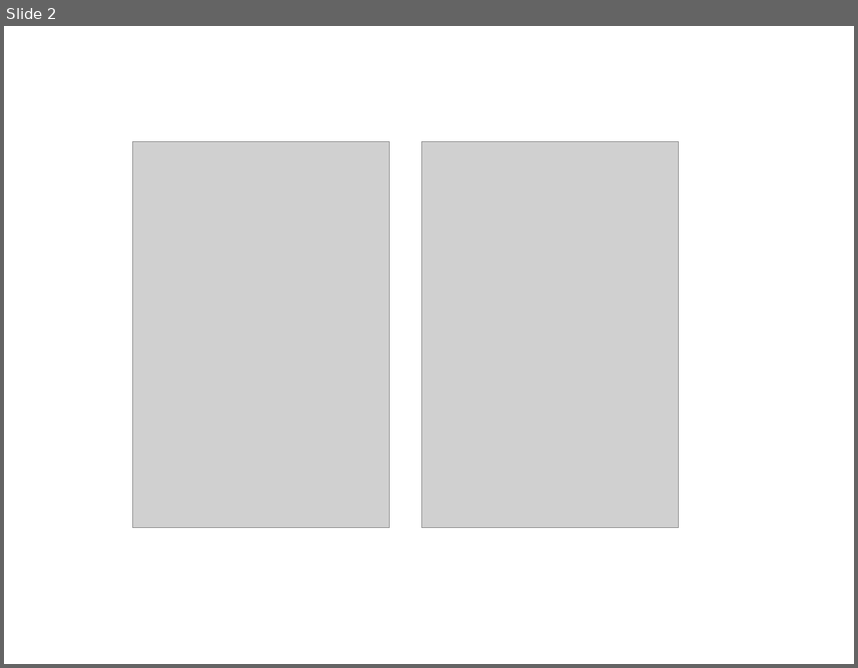
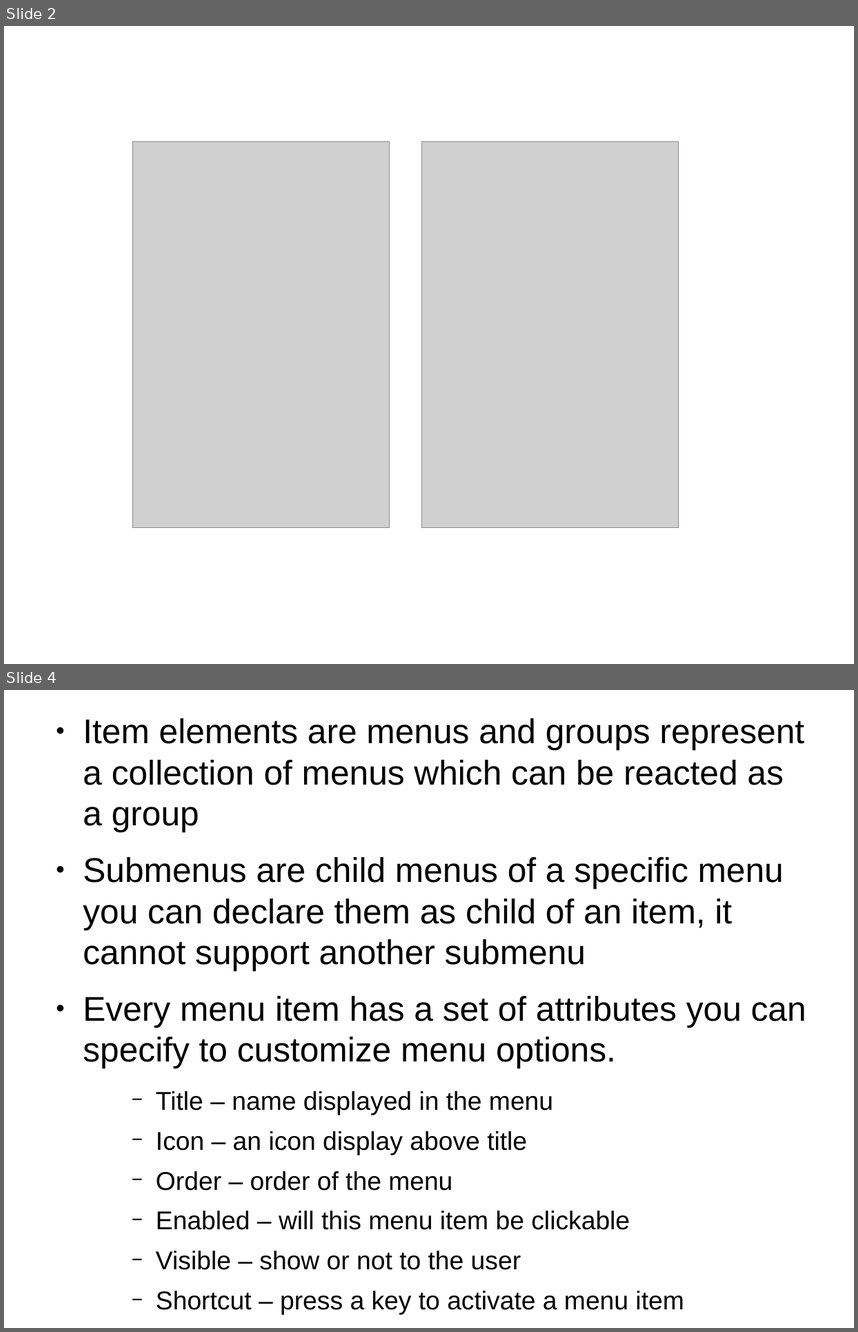
Before and after one commit to thegreatdao/testa, a slide deck: assets/android2.odp. Shown one above the other, each under a label of ours: slide 2 before the commit, slides 2 and 4 after it; the slides between them are not shown. The pictures are 858x668 and 858x1332 pixels, drawn with LibreOffice and Linux fonts; fonts in the diff are those of the drawing; grey boxes stand for pictures. Boxes give left, top, right and bottom in pixels: in the first picture for what was removed or moved away, otherwise in the second. Text is boxed around its words. In the diff, an @@ line names an element or a change of style, - is before the commit and + after.

```diff
--- a/assets/android2.odp
+++ b/assets/android2.odp
@@ slide 4 added at box(4, 690, 854, 1328), background #FFFFFF @@
@@ text added at box(83, 718, 806, 1314), 32 pt, text #000000 @@
+● Item elements are menus and groups represent a collection of menus which can be reacted as a group
+● Submenus are child menus of a specific menu you can declare them as child of an item, it cannot support another submenu
+● Every menu item has a set of attributes you can specify to customize menu options.
+    − Title – name displayed in the menu
+    − Icon – an icon display above title
+    − Order – order of the menu
+    − Enabled – will this menu item be clickable
+    − Visible – show or not to the user
+    − Shortcut – press a key to activate a menu item
```
Also in this commit, not shown: 12 other slides added, 10 other files.
